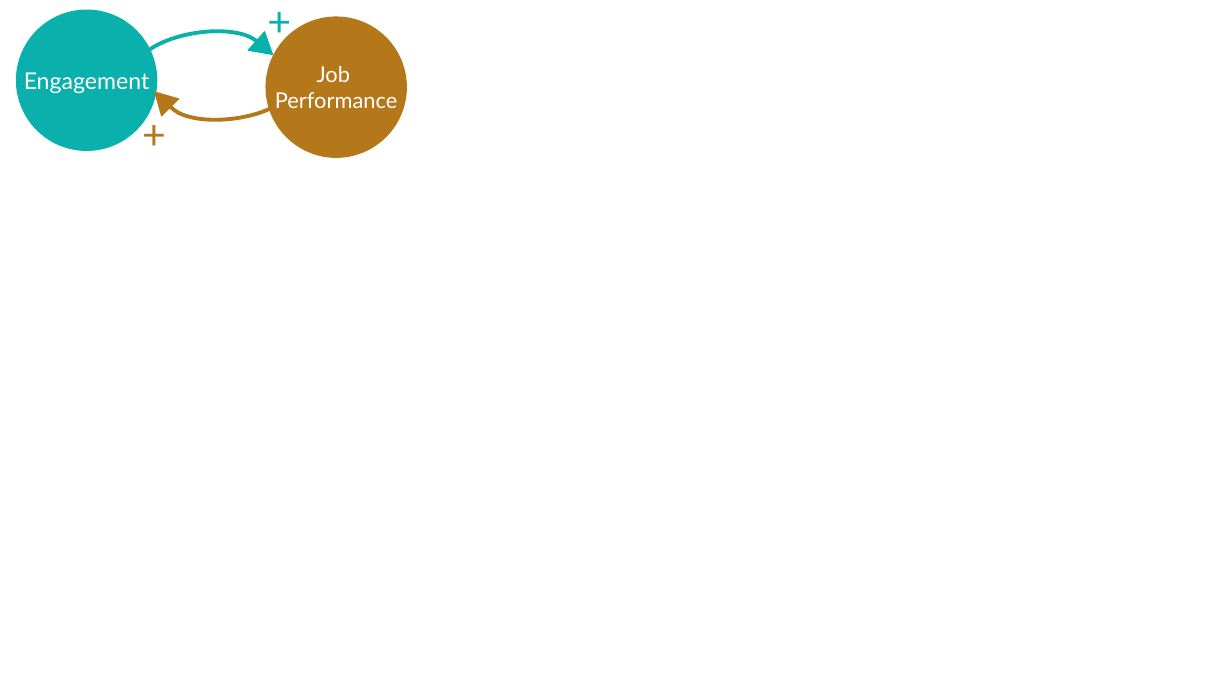
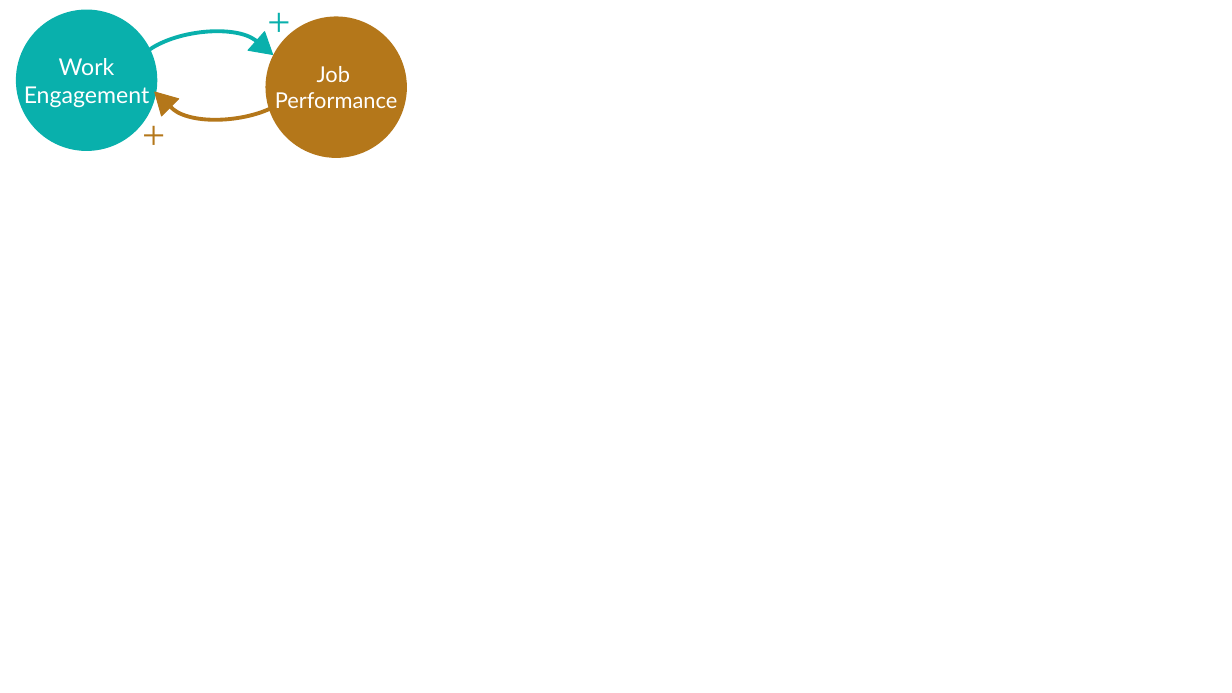
Before and after one commit to kcevers/sdbuildR, a slide deck: slide 5 of vignettes/articles/figs_jdr/sdbuildR_paper.pptx (slide 4 before the commit). Drawn at 1232x693 pixels with LibreOffice and Linux fonts; fonts in the diff are those of the drawing. Boxes give left, top, right and bottom in pixels: in the first picture for what was removed or moved away, otherwise in the second. Text is boxed around its words. In the diff, an @@ line names an element or a change of style, - is before the commit and + after.

```diff
--- a/vignettes/articles/figs_jdr/sdbuildR_paper.pptx
+++ b/vignettes/articles/figs_jdr/sdbuildR_paper.pptx
@@ text in ellipse at [24,58,150,108]: text changed @@
-Engagement
+Work
+Engagement
@@ text "+" at [133,104,174,163]: font Lato to Times New Roman @@
```
Also in this commit, not shown: 4 other slides changed, 2 slides added, 17 other files.
